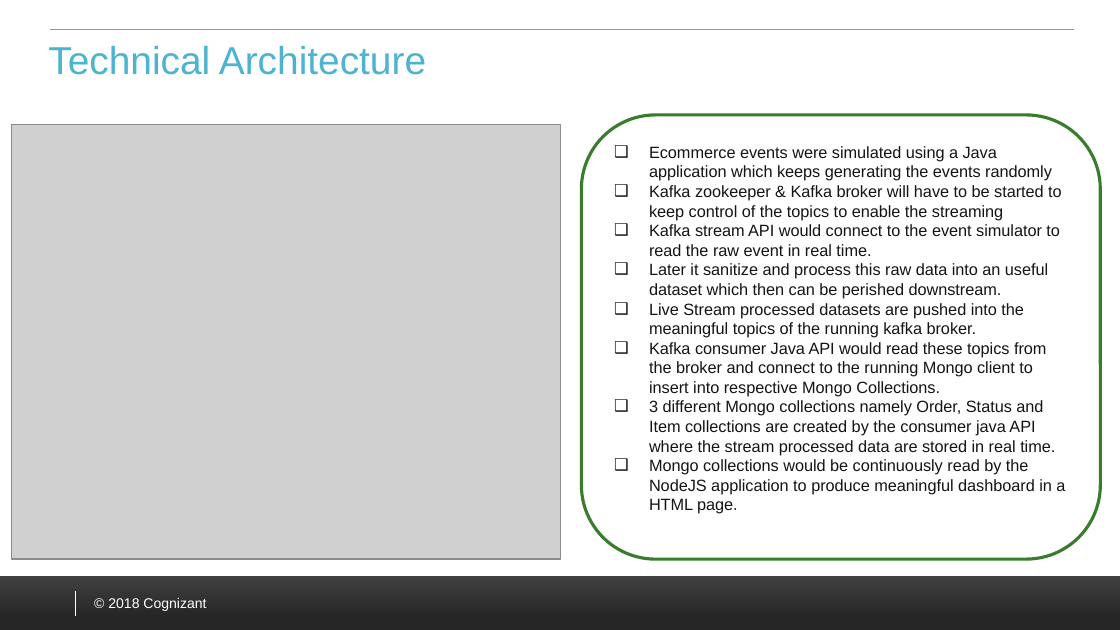
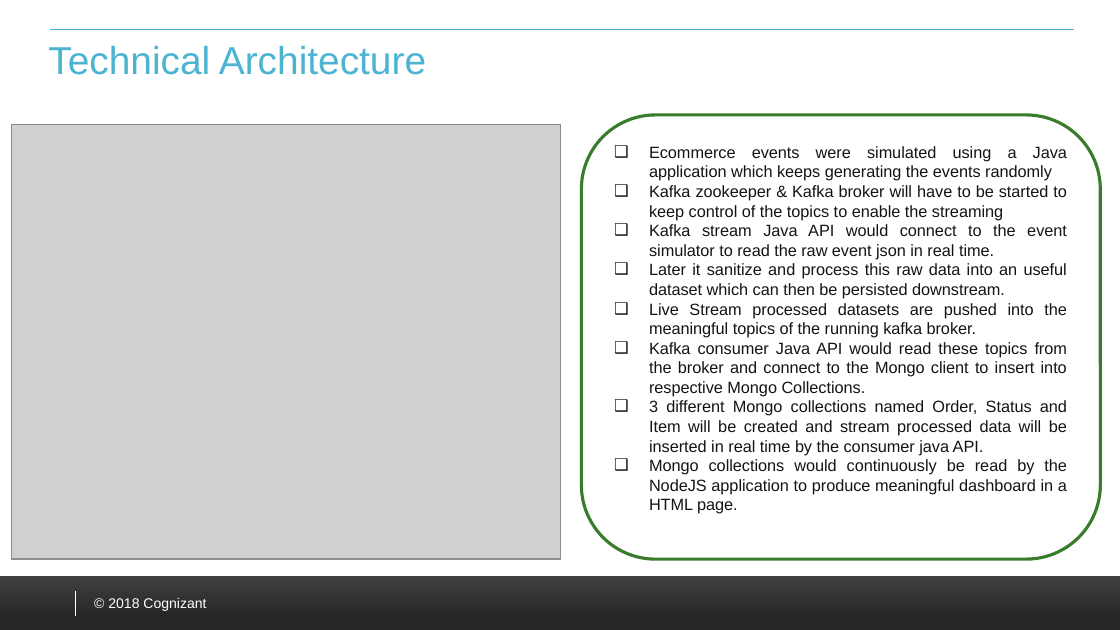
Before and after one commit to RAI-POC/EcommRAI, a slide deck: slide 4 of RAI_Ecomm.pptx. Drawn at 1120x630 pixels with LibreOffice and Linux fonts; fonts in the diff are those of the drawing; grey boxes stand for pictures; background and template pictures are left out. Boxes give left, top, right and bottom in pixels: in the first picture for what was removed or moved away, otherwise in the second. Text is boxed around its words. In the diff, an @@ line names an element or a change of style, - is before the commit and + after.

```diff
--- a/RAI_Ecomm.pptx
+++ b/RAI_Ecomm.pptx
@@ text in rounded rectangle at <box>649,146,1067,338</box>: alignment left to justified @@
@@ text in rounded rectangle at <box>649,224,1067,299</box>: text changed @@
-❑ Kafka stream API would connect to the event simulator to read the raw event in real time.
-❑ Later it sanitize and process this raw data into an useful dataset which then can be perished downstream.
+❑ Kafka stream Java API would connect to the event simulator to read the raw event json in real time.
+❑ Later it sanitize and process this raw data into an useful dataset which can then be persisted downstream.
@@ text in rounded rectangle at <box>649,342,1068,514</box>: text changed @@
-❑ Kafka consumer Java API would read these topics from the broker and connect to the running Mongo client to insert into respective Mongo Collections.
-❑ 3 different Mongo collections namely Order, Status and Item collections are created by the consumer java API where the stream processed data are stored in real time.
-❑ Mongo collections would be continuously read by the NodeJS application to produce meaningful dashboard in a HTML page.
+❑ Kafka consumer Java API would read these topics from the broker and connect to the Mongo client to insert into respective Mongo Collections.
+❑ 3 different Mongo collections named Order, Status and Item will be created and stream processed data will be inserted in real time by the consumer java API.
+❑ Mongo collections would continuously be read by the NodeJS application to produce meaningful dashboard in a HTML page.
```
Also in this commit, not shown: 4 other slides changed, 1 slide added, 1 slide removed.
